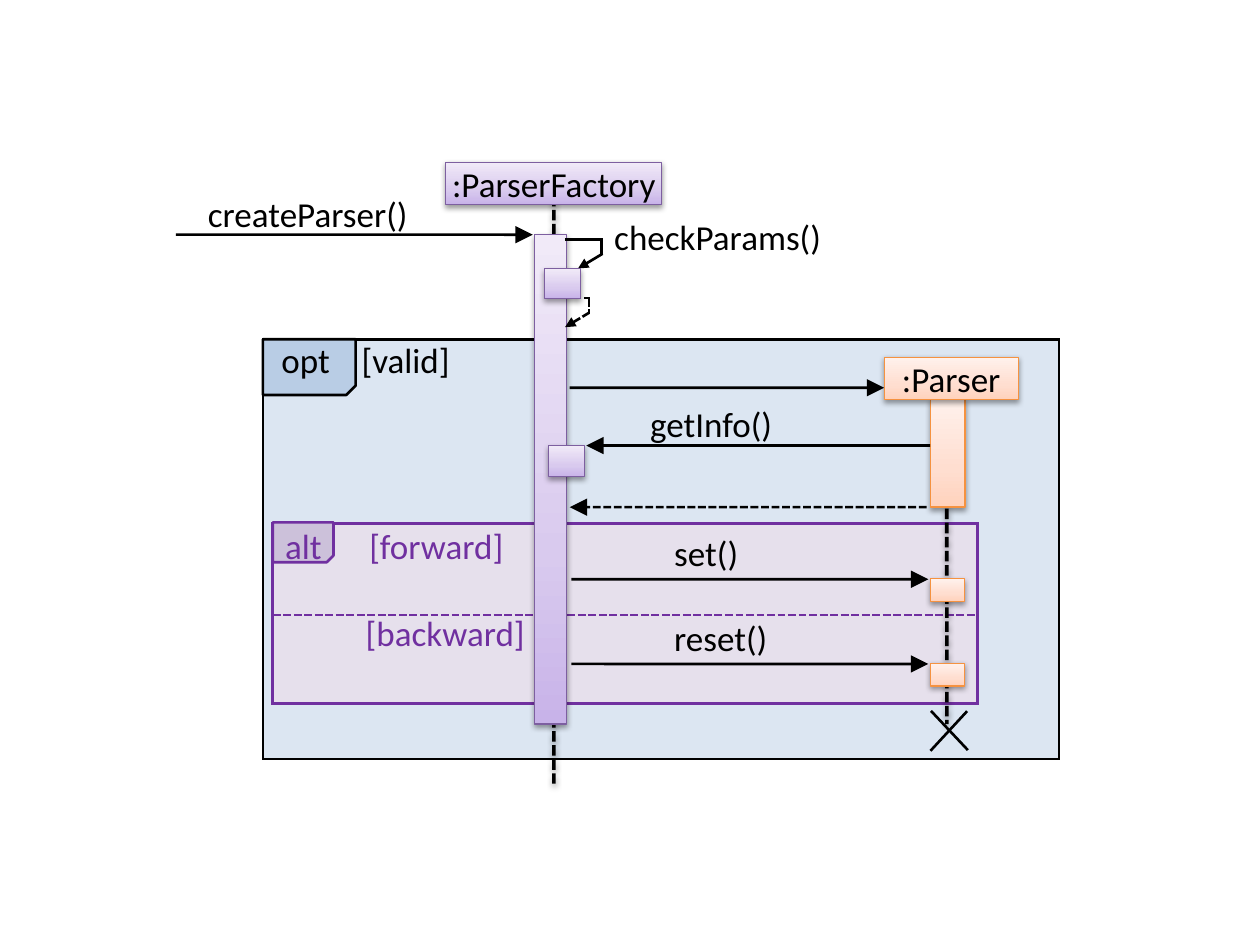
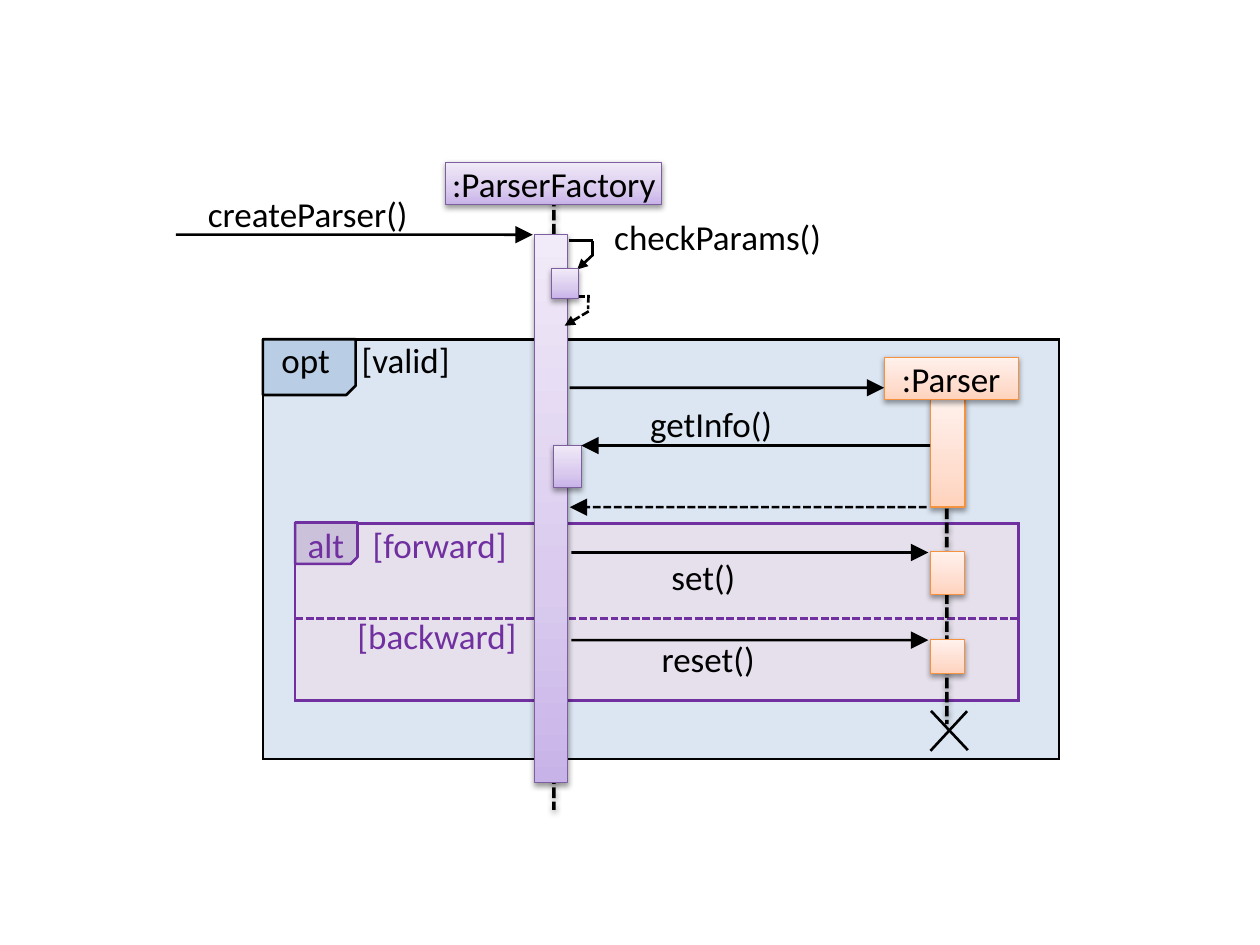
Before and after one commit to se-edu/se-book, a slide deck: slide 1 of diagrams/modelling/modellingBehaviours/sequenceDiagramsIntermediate/parserFactory.pptx. Drawn at 1260x945 pixels with LibreOffice and Linux fonts; fonts in the diff are those of the drawing. Boxes give left, top, right and bottom in pixels: in the first picture for what was removed or moved away, otherwise in the second. Text is boxed around its words. In the diff, an @@ line names an element or a change of style, - is before the commit and + after.

```diff
--- a/diagrams/modelling/modellingBehaviours/sequenceDiagramsIntermediate/parserFactory.pptx
+++ b/diagrams/modelling/modellingBehaviours/sequenceDiagramsIntermediate/parserFactory.pptx
@@ line moved from (554, 168) - (554, 784) to (554, 168) - (554, 810) @@
@@ rectangle: place and size @@
-rectangle at (534, 234, 566, 723)
+rectangle at (534, 234, 567, 782)
@@ rectangle: place and size @@
-rectangle at (544, 268, 580, 297)
+rectangle at (552, 268, 578, 297)
@@ line moved from (566, 239) - (604, 239) to (570, 241) - (593, 241) @@
@@ arrow moved from (578, 268) - (602, 253) to (577, 270) - (593, 255) @@
@@ line moved from (602, 241) - (602, 256) to (592, 241) - (592, 256) @@
@@ line moved from (552, 299) - (591, 299) to (577, 296) - (590, 296) @@
@@ line moved from (588, 299) - (588, 314) to (588, 295) - (588, 309) @@
@@ rectangle: place and size @@
-rectangle at (548, 446, 583, 478)
+rectangle at (553, 446, 581, 488)
@@ arrow moved from (930, 446) - (586, 446) to (930, 446) - (581, 446) @@
@@ text "alt [forward]" rewrapped from (285, 533, 503, 564) to (308, 532, 507, 565) @@
@@ snip rect: place and size @@
-snip rect at (273, 523, 334, 563)
+snip rect at (295, 523, 357, 564)
@@ rectangle: place and size @@
-rectangle at (273, 523, 978, 703)
+rectangle at (295, 523, 1018, 701)
@@ arrow moved from (571, 580) - (929, 580) to (571, 552) - (929, 552) @@
@@ text "set()": place and size @@
-text "set()" at (674, 540, 738, 571)
+text "set()" at (671, 564, 735, 595)
@@ rectangle: place and size @@
-rectangle at (930, 578, 964, 601)
+rectangle at (930, 552, 964, 595)
@@ line moved from (273, 615) - (978, 615) to (295, 619) - (1018, 619) @@
@@ text "[backward]": place and size @@
-text "[backward]" at (366, 620, 525, 651)
+text "[backward]" at (357, 623, 516, 654)
@@ arrow moved from (571, 664) - (929, 664) to (571, 640) - (929, 640) @@
@@ text "reset()": place and size @@
-text "reset()" at (674, 625, 767, 656)
+text "reset()" at (662, 646, 755, 677)
@@ rectangle: place and size @@
-rectangle at (930, 663, 964, 685)
+rectangle at (930, 640, 964, 674)
```
Also in this commit, not shown: 2 other files.
